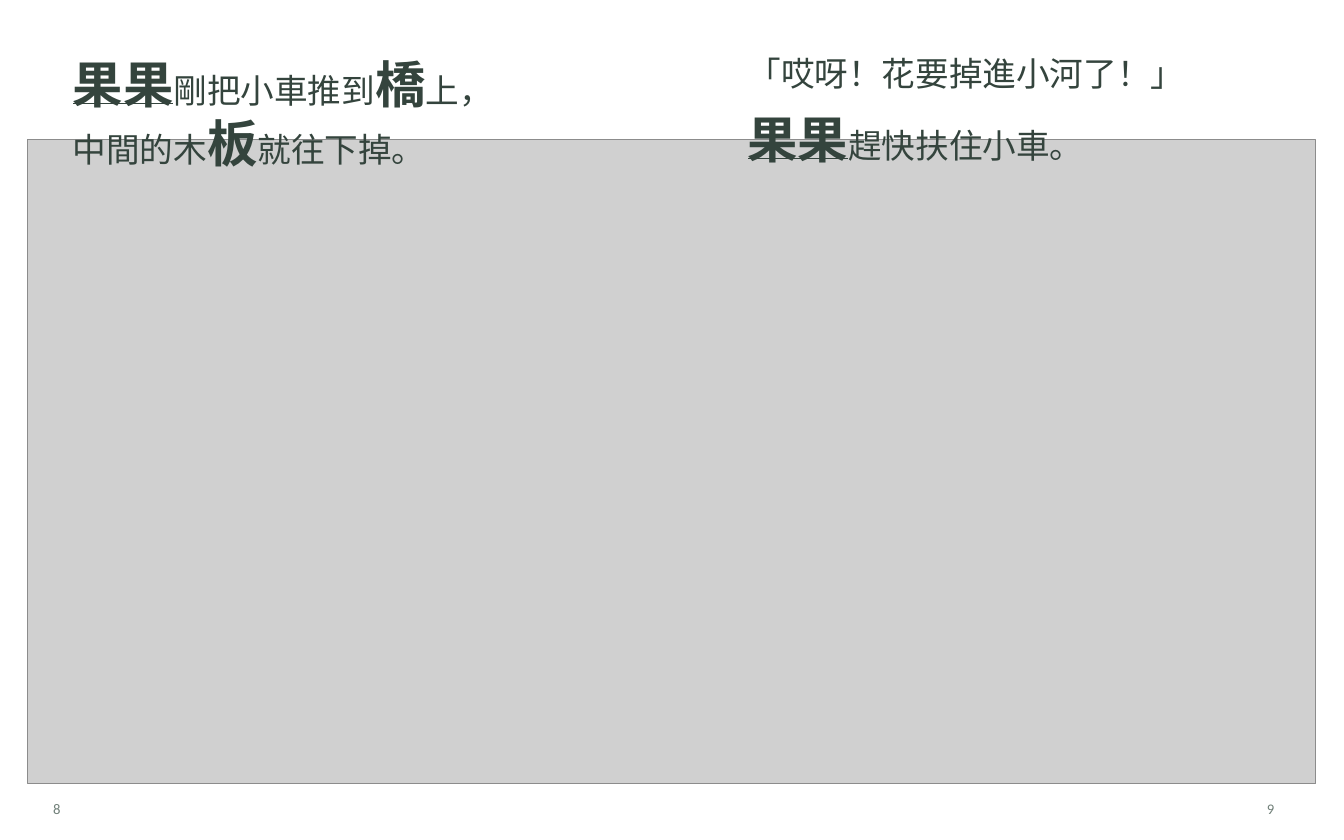
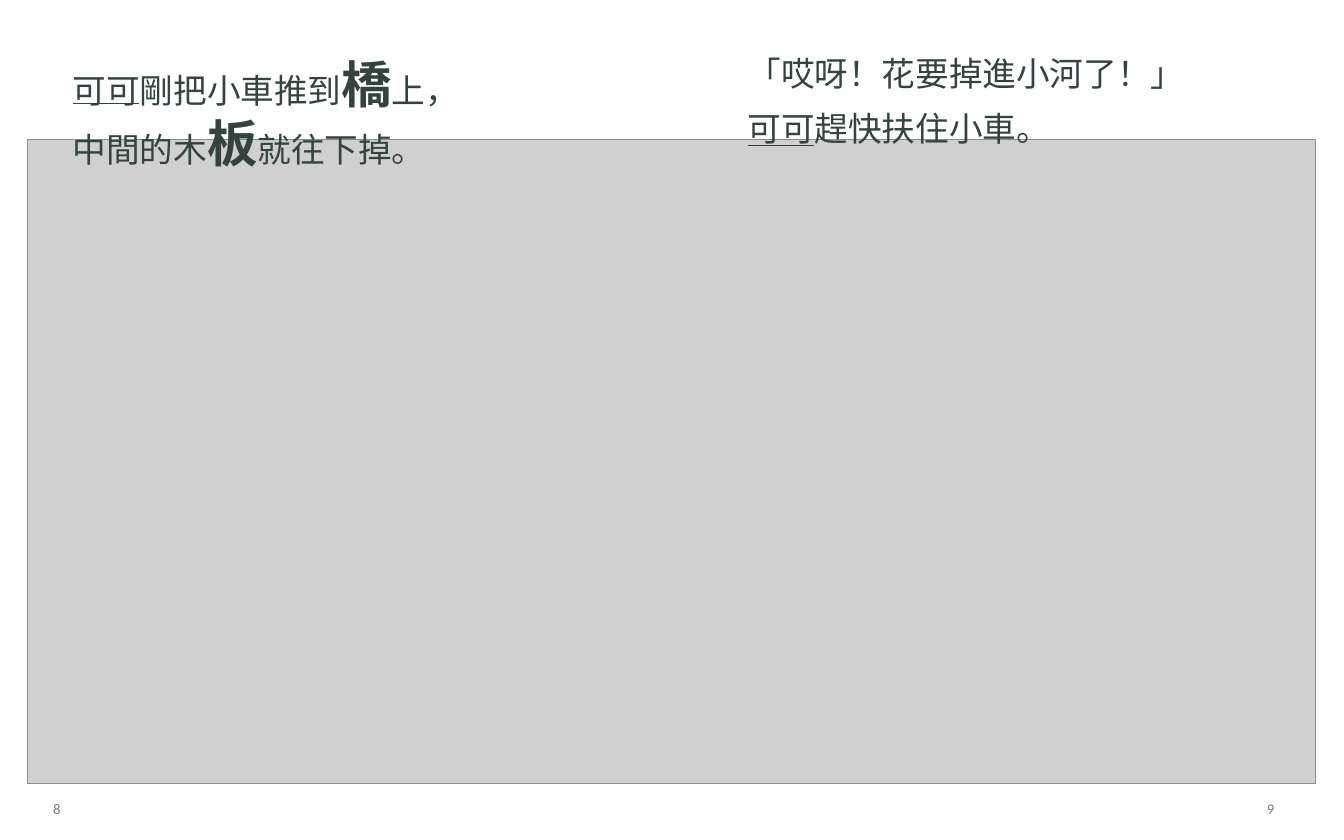
Before and after one commit to angusQAQ/audio-book, a slide deck: slide 6 of books/little-wooden-bridge/exports/小木橋，通車了！_可編輯排版.pptx. Drawn at 1344x840 pixels with LibreOffice and Linux fonts; fonts in the diff are those of the drawing; grey boxes stand for pictures. Boxes give left, top, right and bottom in pixels: in the first picture for what was removed or moved away, otherwise in the second. Text is boxed around its words. In the diff, an @@ line names an element or a change of style, - is before the commit and + after.

```diff
--- a/books/little-wooden-bridge/exports/小木橋，通車了！_可編輯排版.pptx
+++ b/books/little-wooden-bridge/exports/小木橋，通車了！_可編輯排版.pptx
@@ text at bbox=[73, 60, 459, 108]: text changed @@
-果果剛把小車推到橋上，
+可可剛把小車推到橋上，
@@ line moved from (74, 104) - (173, 104) to (74, 104) - (139, 104) @@
@@ text at bbox=[748, 112, 1050, 150]: text changed @@
-果果趕快扶住小車。
+可可趕快扶住小車。
@@ line moved from (748, 158) - (848, 158) to (748, 145) - (815, 145) @@
```
Also in this commit, not shown: 8 other slides changed, 56 other files.
